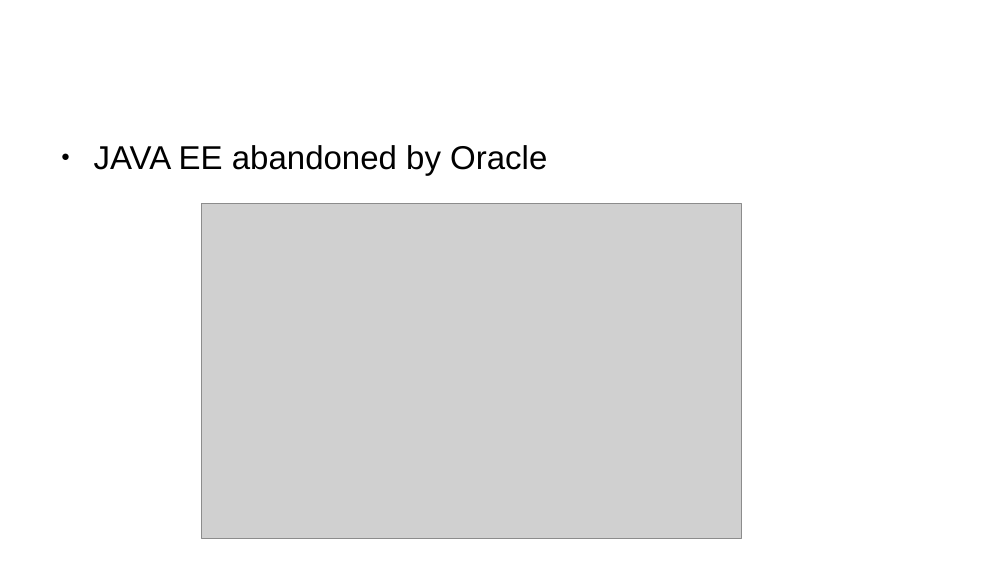
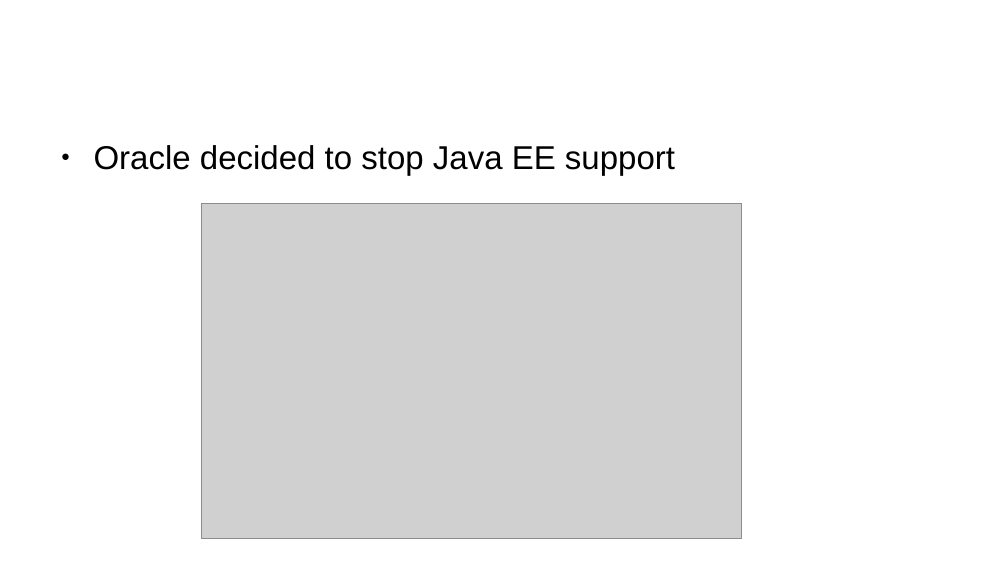
Before and after one commit to BaptisteMeynier/Kubernetes-Presentation, a slide deck: slide 5 of doc/presentationKube.odp. Drawn at 1008x567 pixels with LibreOffice and Linux fonts; fonts in the diff are those of the drawing; grey boxes stand for pictures; background and template pictures are left out. Boxes give left, top, right and bottom in pixels: in the first picture for what was removed or moved away, otherwise in the second. Text is boxed around its words. In the diff, an @@ line names an element or a change of style, - is before the commit and + after.

```diff
--- a/doc/presentationKube.odp
+++ b/doc/presentationKube.odp
@@ text at bbox=[94, 145, 675, 176]: text changed @@
-● JAVA EE abandoned by Oracle
+● Oracle decided to stop Java EE support
```
Also in this commit, not shown: 5 other slides changed, 20 other files.
